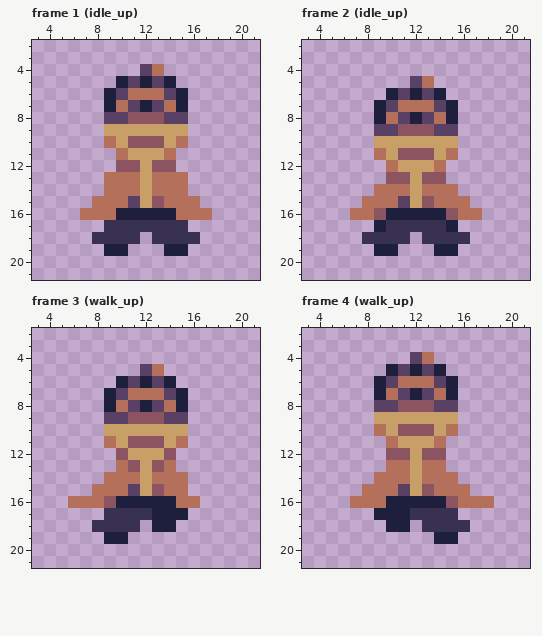
One commit to this pixel-art file: assets/sprites/player.ase. The picture above was drawn from the file before the commit.
24x24 pixels, 12 frames. Shown: frame 1 (idle_up): x 3..21, y 2..21; frame 2 (idle_up): x 3..21, y 2..21; frame 3 (walk_up): x 3..21, y 2..21; frame 4 (walk_up): x 3..21, y 2..21. The commit also changed other frames, which this record leaves out.
Now the later version:
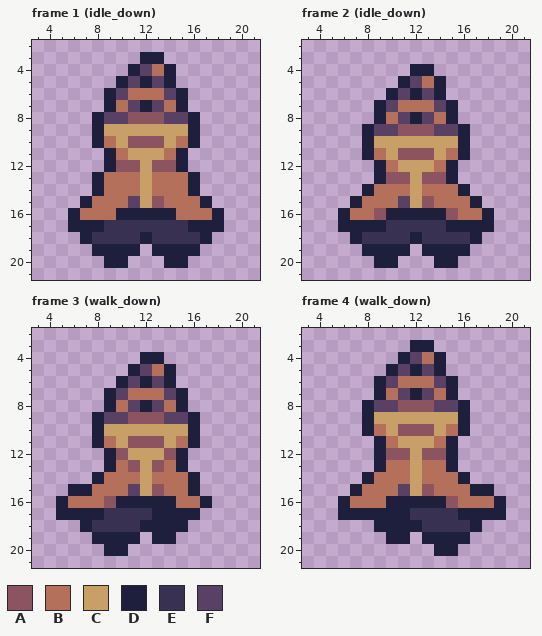
Palette (. is transparent): A #8c5361  B #b5705c  C #c99f68  D #1e1e3d  E #383152  F #594166
Changes in this commit:
Frame 1 (idle_down):
There is now colour D in row 3 at x 12 to 13; in row 4 at x 11 and 14; in rows 8 to 10 at x 8 and 16; in rows 11 to 12 at x 9 and 15; in rows 13 to 14 at x 8 and 16; in row 15 at x 7 and 17.
There is now colour D in row 16 at x 6 and 18; in row 17 at x 6 to 8 and 16 to 18; in row 18 at x 7, 12 and 17; in row 19 at x 8, 11, 13 and 16; in row 20 at x 9 to 10 and 14 to 15.
Frame 2 (idle_down):
There is now colour D in row 4 at x 12 to 13; in row 5 at x 11 and 14; in rows 9 to 11 at x 8 and 16; in rows 12 to 13 at x 9 and 15; in row 14 at x 8 and 16; in row 15 at x 7 and 17.
There is now colour D in row 16 at x 6 and 18; in row 17 at x 6 to 8 and 16 to 18; in row 18 at x 7, 12 and 17; in row 19 at x 8, 11, 13 and 16; in row 20 at x 9 to 10 and 14 to 15.
Frame 3 (walk_down):
There is now colour D in row 4 at x 12 to 13; in row 5 at x 11 and 14; in rows 9 to 11 at x 8 and 16; in rows 12 to 13 at x 9 and 15; in row 14 at x 8 and 16; in row 15 at x 6 to 7 and 16.
There is now colour D in row 16 at x 5 and 17; in row 17 at x 5 to 8 and 16; in row 18 at x 7, 12 and 15; in row 19 at x 8, 11 and 13 to 14; in row 20 at x 9 to 10.
Frame 4 (walk_down):
There is now colour D in row 3 at x 12 to 13; in row 4 at x 11 and 14; in rows 8 to 10 at x 8 and 16; in rows 11 to 13 at x 9 and 15; in row 14 at x 8 and 16; in row 15 at x 7 and 17 to 18.
There is now colour D in row 16 at x 6 and 19; in row 17 at x 6 to 8 and 16 to 19; in row 18 at x 9, 12 and 17; in row 19 at x 10 to 11, 13 and 16; in row 20 at x 14 to 15.
Pixel boxes of the changes (left, top, right, bottom) in both pictures:
added: (128, 52, 176, 76)
added: (68, 112, 224, 268)
added: (338, 64, 494, 268)
added: (56, 352, 212, 556)
added: (398, 340, 446, 364)
added: (338, 400, 506, 556)
